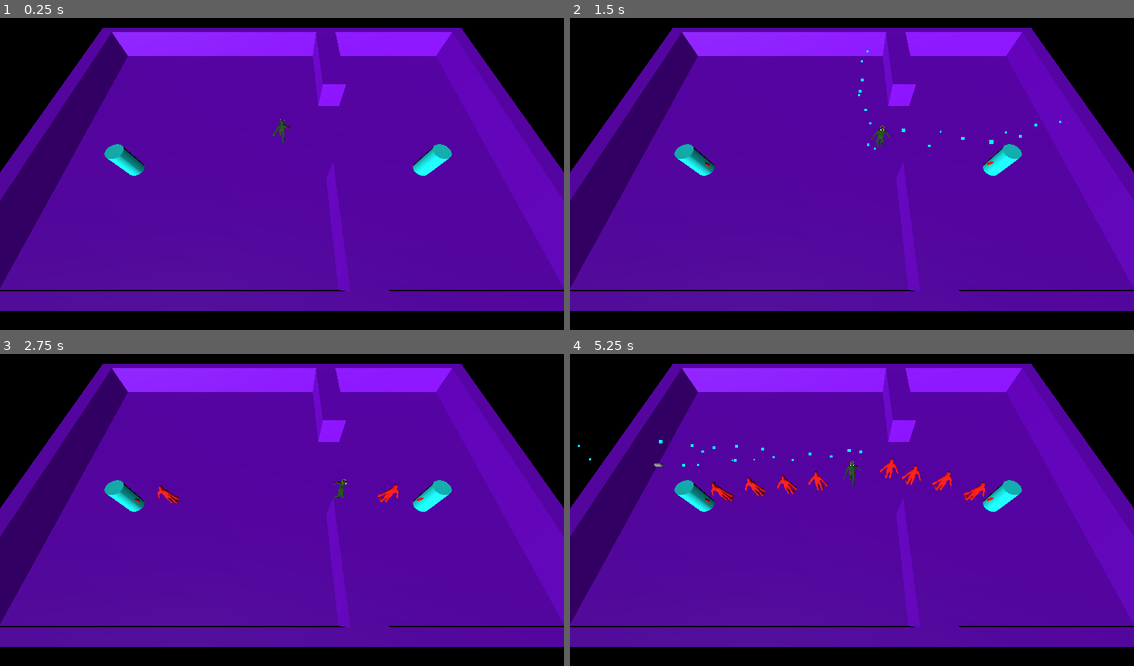
Above: before the commit, frames 1-4 (two rows, left to right).
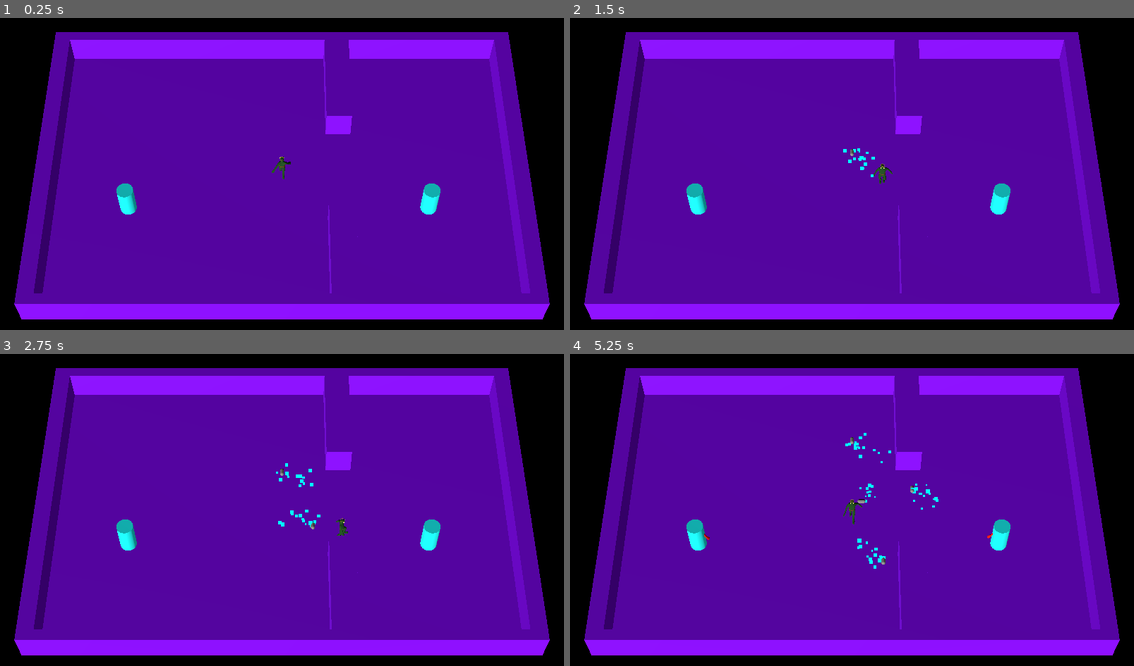
Above: after the commit, the same moments.

Repository: ralabate/30ddl
Game: Godot game, scene res://main.tscn
Two runs of this game, one before a commit and one after it. Both use one fixed random seed, a clock stepped at 60 frames per second and the inputs below.
Inputs:
- Up to frame 1 (0.25 s): no input
- Up to frame 2 (1.5 s): tap Enter (ui_accept) at 0.5, 0.77 s; hold Right (ui_right) 0.53-1.28 s; hold Down (ui_down) from 1.28 s (still down)
- Up to frame 3 (2.75 s): tap Enter (ui_accept) at 1.52 s; release Down (ui_down) at 2.03 s; hold Right (ui_right) from 2.03 s (still down)
- Up to frame 4 (5.25 s): release Right (ui_right) at 2.78 s; hold Up (ui_up) 2.78-3.53 s; tap Enter (ui_accept) at 3.02, 3.77, 4.52 s; hold Left (ui_left) 3.53-5.03 s; hold Down (ui_down) from 5.03 s (still down)

The runs differ from the first frame. In frame 1, 25% of the frame differs, in the area x 0-100%, y 3-97%; in frame 2, 25%; in frame 3, 25%; in frame 4, 26%.

Commit message:
tweaks via nick

Diff:
--- a/gauntlet/badguy.gd
+++ b/gauntlet/badguy.gd
@@ -3,7 +3,7 @@
 
 @onready var navigation_agent: NavigationAgent3D = %NavigationAgent3D
 
-var movement_speed: float = 2.0
+var movement_speed: float = 0.5
 
 
 func _ready():
--- a/gauntlet/badguy_spawner.tscn
+++ b/gauntlet/badguy_spawner.tscn
@@ -13,6 +13,7 @@
 
 [node name="Timer" type="Timer" parent="."]
 unique_name_in_owner = true
+wait_time = 4.0
 
 [node name="MeshInstance3D" type="MeshInstance3D" parent="."]
 mesh = SubResource("CylinderMesh_5vgoc")
--- a/gauntlet/bullet.tscn
+++ b/gauntlet/bullet.tscn
@@ -34,7 +34,7 @@
 collision_layer = 2
 collision_mask = 6
 script = ExtResource("1_v7oki")
-SPEED = 20
+SPEED = 1
 
 [node name="MeshInstance3D" type="MeshInstance3D" parent="."]
 transform = Transform3D(0.25, 0, 0, 0, -1.09278e-08, 0.25, 0, -0.25, -1.09278e-08, 0, 0, 0)
--- a/gauntlet/main.tscn
+++ b/gauntlet/main.tscn
@@ -16,12 +16,12 @@
 unique_name_in_owner = true
 
 [node name="Camera3D" type="Camera3D" parent="."]
-transform = Transform3D(1, 0, 0, 0, 0.457983, 0.888961, 0, -0.888961, 0.457983, 0, 10.6771, 8.99311)
+transform = Transform3D(1, 0, 0, 0, 0.546702, 0.837327, 0, -0.837327, 0.546702, 0, 54.6552, 36.4667)
 environment = SubResource("Environment_h2yge")
+fov = 17.0
 
 [node name="Player" parent="." instance=ExtResource("1_ig7tw")]
 unique_name_in_owner = true
-TIME_BETWEEN_SHOTS = 0.25
 
 [node name="DirectionalLight3D" type="DirectionalLight3D" parent="."]
 transform = Transform3D(0.866025, 0.12941, -0.482963, 0, 0.965926, 0.258819, 0.5, -0.224144, 0.836516, 0, 9, 0)
--- a/gauntlet/player.gd
+++ b/gauntlet/player.gd
@@ -1,9 +1,10 @@
 extends CharacterBody3D
+
 
 signal shoot(bullet: PackedScene, direction: Vector3, location: Vector3)
 
 @export var SPEED = 2.5
-@export var TIME_BETWEEN_SHOTS = 0.1
+@export var TIME_BETWEEN_SHOTS = 1
 
 @onready var animation_player = %AnimatedMesh/AnimationPlayer
 
